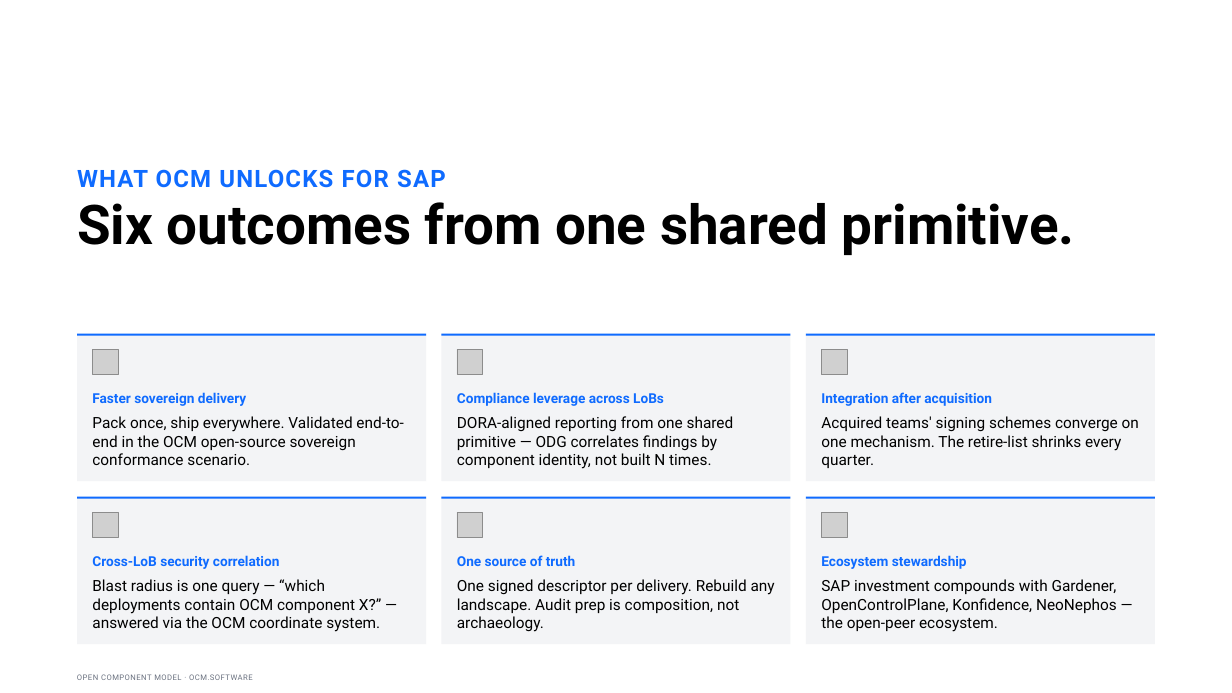
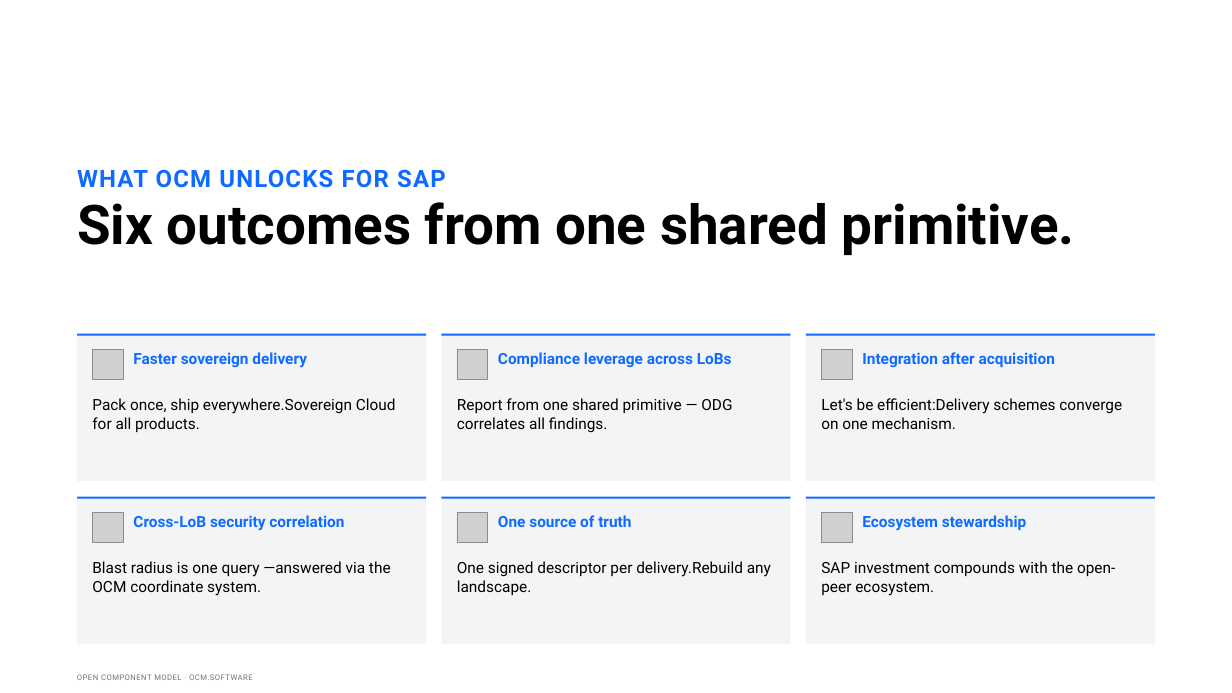
Before and after one commit to morri-son/open-component-model, a slide deck: slide 11 of docs/community/marketing/decks/exec-phase1/OCM-Sovereign-Delivery-Internal-Sponsor.pptx. Drawn at 1232x693 pixels with LibreOffice and Linux fonts; fonts in the diff are those of the drawing; grey boxes stand for pictures. Boxes give left, top, right and bottom in pixels: in the first picture for what was removed or moved away, otherwise in the second. Text is boxed around its words. In the diff, an @@ line names an element or a change of style, - is before the commit and + after.

```diff
--- a/docs/community/marketing/decks/exec-phase1/OCM-Sovereign-Delivery-Internal-Sponsor.pptx
+++ b/docs/community/marketing/decks/exec-phase1/OCM-Sovereign-Delivery-Internal-Sponsor.pptx
@@ picture: place and size @@
-picture at <box>92,349,118,375</box>
+picture at <box>92,349,123,380</box>
@@ text "Faster sovereign delivery": place and size @@
-text "Faster sovereign delivery" at <box>92,392,246,406</box>
+text "Faster sovereign delivery" at <box>133,352,307,368</box>
@@ picture: place and size @@
-picture at <box>457,349,483,375</box>
+picture at <box>457,349,488,380</box>
@@ text "Compliance leverage across LoBs": place and size @@
-text "Compliance leverage across LoBs" at <box>457,392,664,406</box>
+text "Compliance leverage across LoBs" at <box>498,352,732,367</box>
@@ picture: place and size @@
-picture at <box>821,349,847,375</box>
+picture at <box>821,349,852,380</box>
@@ text "Integration after acquisition": place and size @@
-text "Integration after acquisition" at <box>821,392,992,406</box>
+text "Integration after acquisition" at <box>862,352,1055,367</box>
@@ text at <box>92,398,396,432</box>: text changed @@
-Pack once, ship everywhere. Validated end-to-end in the OCM open-source sovereign conformance scenario.
+Pack once, ship everywhere.Sovereign Cloud for all products.
@@ text at <box>457,398,732,432</box>: text changed @@
-DORA-aligned reporting from one shared primitive — ODG correlates findings by component identity, not built N times.
+Report from one shared primitive — ODG correlates all findings.
@@ text at <box>821,398,1122,429</box>: text changed @@
-Acquired teams' signing schemes converge on one mechanism. The retire-list shrinks every quarter.
+Let's be efficient:Delivery schemes converge on one mechanism.
@@ picture: place and size @@
-picture at <box>92,512,118,538</box>
+picture at <box>92,512,123,543</box>
@@ text "Cross-LoB security correlation": place and size @@
-text "Cross-LoB security correlation" at <box>92,555,280,569</box>
+text "Cross-LoB security correlation" at <box>133,515,344,531</box>
@@ picture: place and size @@
-picture at <box>457,512,483,538</box>
+picture at <box>457,512,488,543</box>
@@ text "One source of truth": place and size @@
-text "One source of truth" at <box>457,555,576,566</box>
+text "One source of truth" at <box>498,515,631,527</box>
@@ picture: place and size @@
-picture at <box>821,512,847,538</box>
+picture at <box>821,512,852,543</box>
@@ size 16 to 18 pt in 6 elements at <box>498,352,732,367</box>, <box>133,352,307,368</box>, <box>862,352,1055,367</box>, <box>498,515,631,527</box>, <box>133,515,344,531</box>, <box>862,515,1026,531</box> @@
@@ text "Ecosystem stewardship": place and size @@
-text "Ecosystem stewardship" at <box>821,555,967,569</box>
+text "Ecosystem stewardship" at <box>862,515,1026,531</box>
@@ text at <box>92,561,391,596</box>: text changed @@
-Blast radius is one query — “which deployments contain OCM component X?” — answered via the OCM coordinate system.
+Blast radius is one query —answered via the OCM coordinate system.
@@ text at <box>457,561,771,595</box>: text changed @@
-One signed descriptor per delivery. Rebuild any landscape. Audit prep is composition, not archaeology.
+One signed descriptor per delivery.Rebuild any landscape.
@@ text at <box>821,561,1115,596</box>: text changed @@
-SAP investment compounds with Gardener, OpenControlPlane, Konfidence, NeoNephos — the open-peer ecosystem.
+SAP investment compounds with the open-peer ecosystem.
```
Also in this commit, not shown: 1 other slide changed, 1 slide added, 9 other files.
